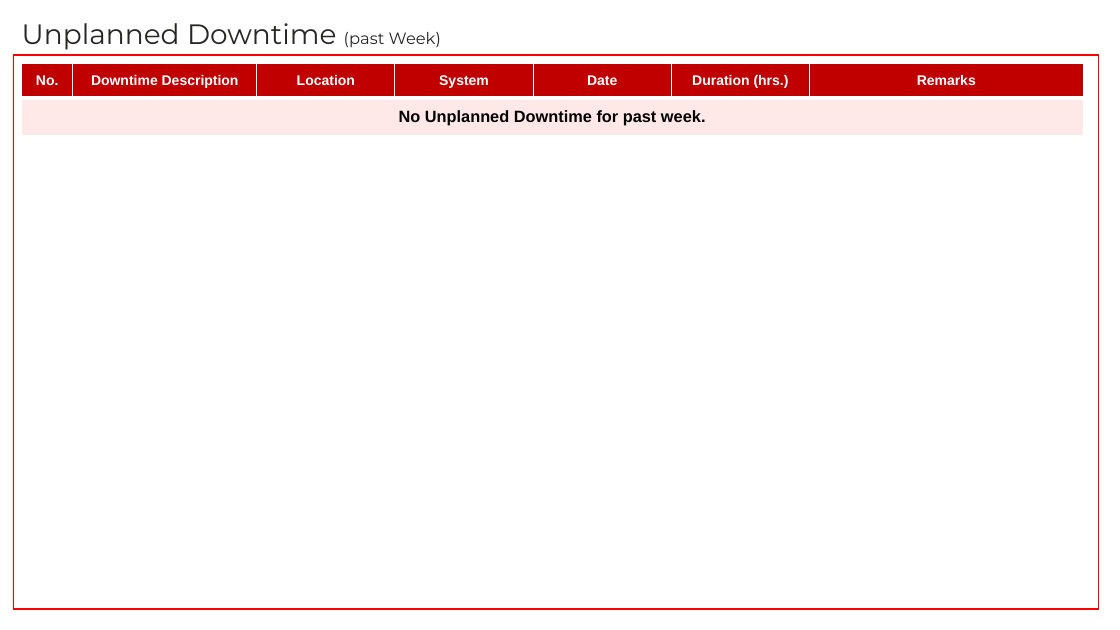
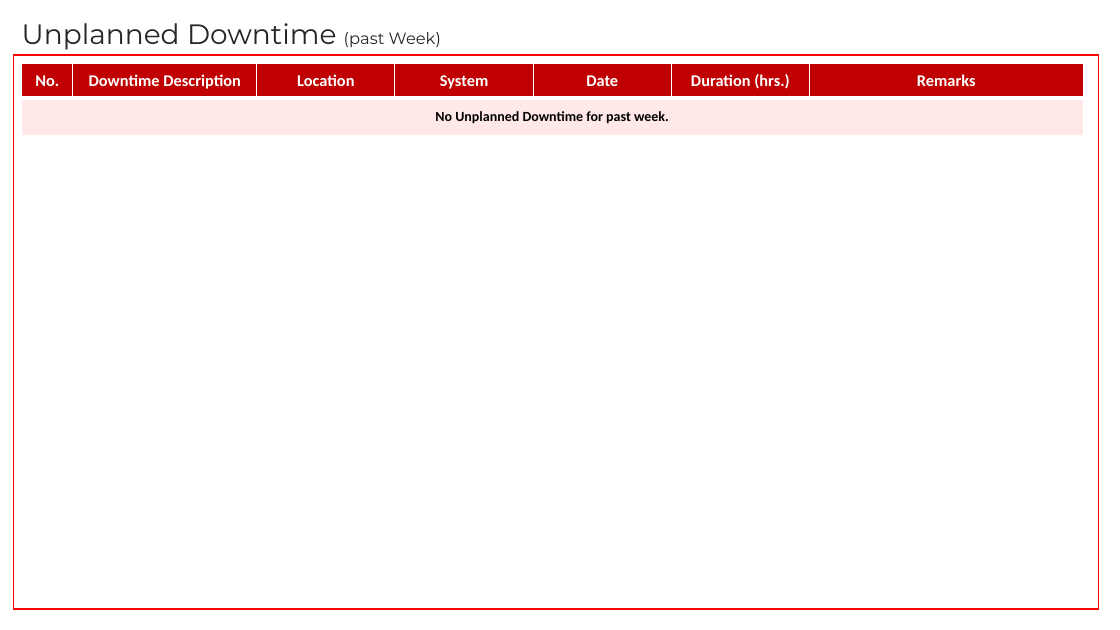
Before and after one commit to Ashu-tosh-Padhi/AshutoshPortfolio, a slide deck: slide 15 of OMEGA Azure(PaaS&SaaS) Module Meeting_03 Mar'26.pptx. Drawn at 1120x630 pixels with LibreOffice and Linux fonts; fonts in the diff are those of the drawing. Boxes give left, top, right and bottom in pixels: in the first picture for what was removed or moved away, otherwise in the second. Text is boxed around its words. In the diff, an @@ line names an element or a change of style, - is before the commit and + after.

```diff
--- a/OMEGA Azure(PaaS&SaaS) Module Meeting_03 Mar'26.pptx
+++ b/OMEGA Azure(PaaS&SaaS) Module Meeting_03 Mar'26.pptx
@@ table at <box>22,64,1082,136</box> @@
@@ size 12 to 14 pt in "No.", "Downtime Description", "Location", "System" and 3 more places @@
@@ font Arial to Calibri @@
@@ size 14 to 12 pt in "No Unplanned Downtime for past week." @@
```
Also in this commit, not shown: 13 other slides changed.
